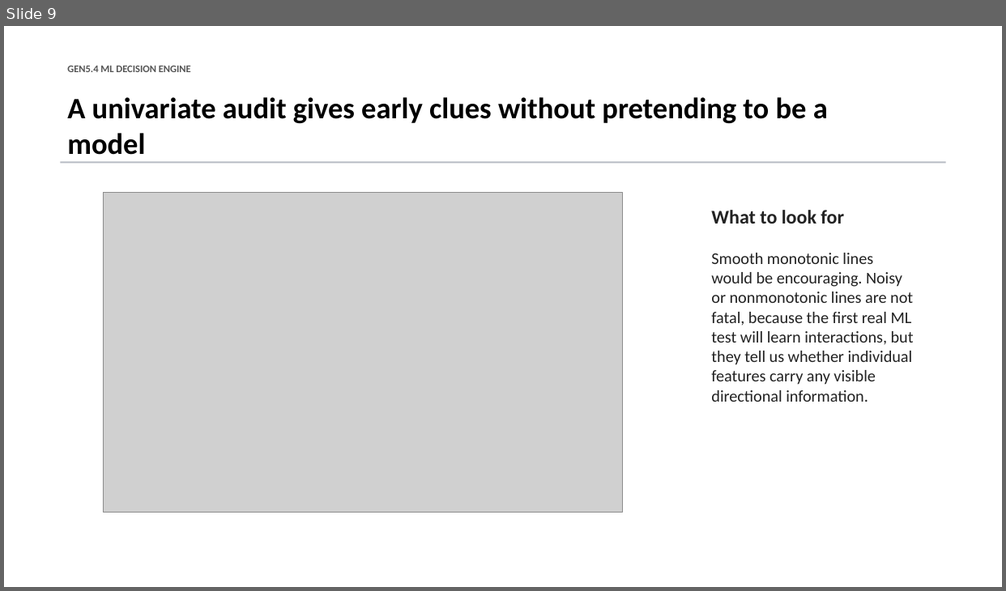
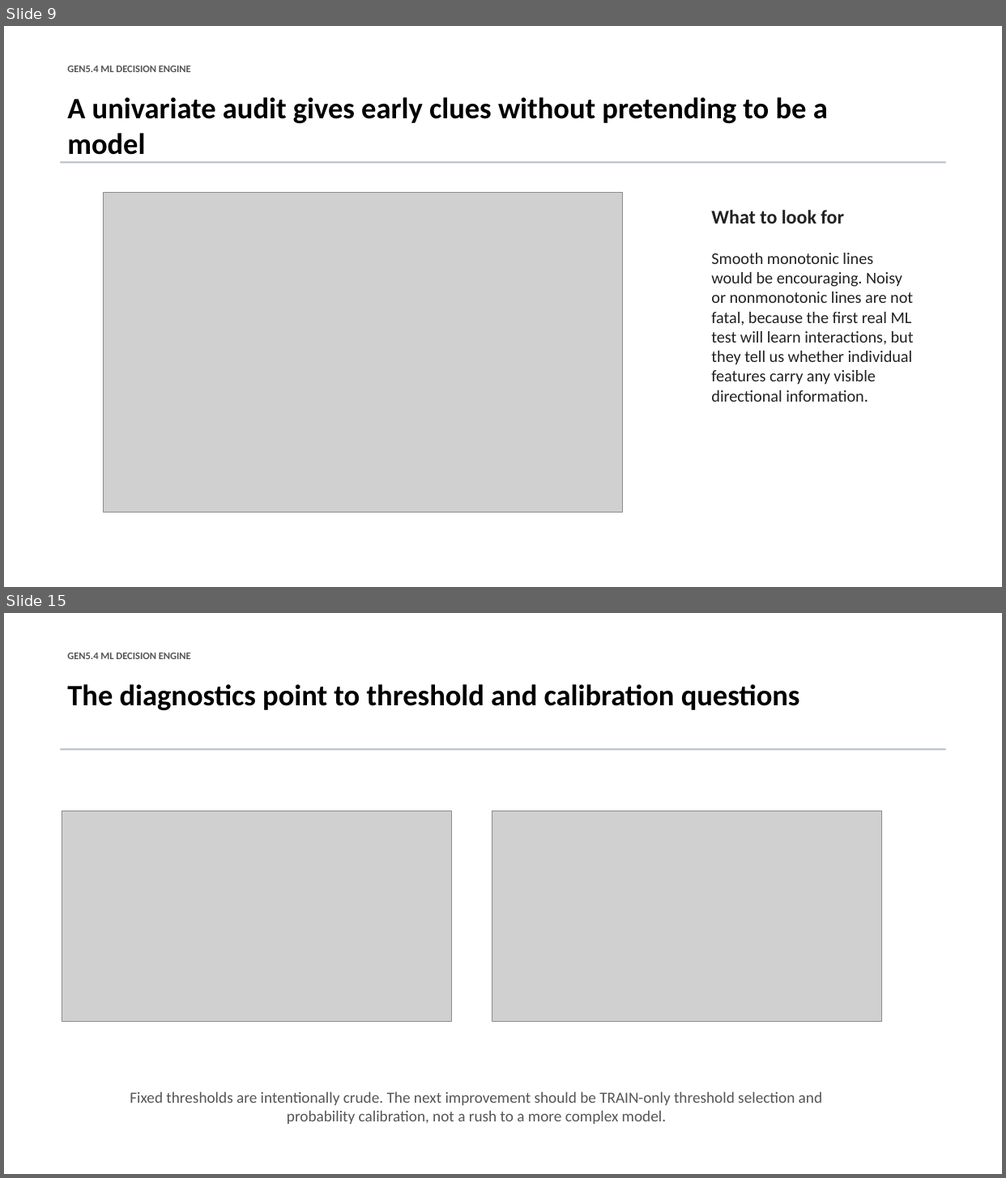
Before and after one commit to Francisc0Franc0/Time-Series-Modeling-Gen5, a slide deck: presentations/gen5_4_ml_decision_engine_incremental_build.pptx. Shown one above the other, each under a label of ours: slide 9 before the commit, slides 9 and 15 after it; the slides between them are not shown. The pictures are 1006x591 and 1006x1178 pixels, drawn with LibreOffice and Linux fonts; fonts in the diff are those of the drawing; grey boxes stand for pictures. Boxes give left, top, right and bottom in pixels: in the first picture for what was removed or moved away, otherwise in the second. Text is boxed around its words. In the diff, an @@ line names an element or a change of style, - is before the commit and + after.

Commit message:
Add Gen5.4 GLM replay diagnostic

```diff
--- a/presentations/gen5_4_ml_decision_engine_incremental_build.pptx
+++ b/presentations/gen5_4_ml_decision_engine_incremental_build.pptx
@@ slide 15 added at box(4, 613, 1002, 1174), background #FFFFFF @@
@@ text added at box(67, 653, 191, 659), 9.8 pt, text #555555, bold @@
+GEN5.4 ML DECISION ENGINE
@@ text added at box(67, 684, 800, 711), 28.5 pt, text #000000, bold @@
+The diagnostics point to threshold and calibration questions
@@ rectangle added at box(60, 748, 946, 750), fill #B8BCC4 @@
@@ picture added at box(62, 811, 452, 1022) @@
@@ picture added at box(492, 811, 882, 1022) @@
@@ text added at box(130, 1092, 822, 1124), 15 pt, text #555555 @@
+Fixed thresholds are intentionally crude. The next improvement should be TRAIN-only threshold selection and probability calibration, not a rush to a more complex model.
```
Also in this commit, not shown: 1 slide changed, 6 other slides added, 6 other files.
